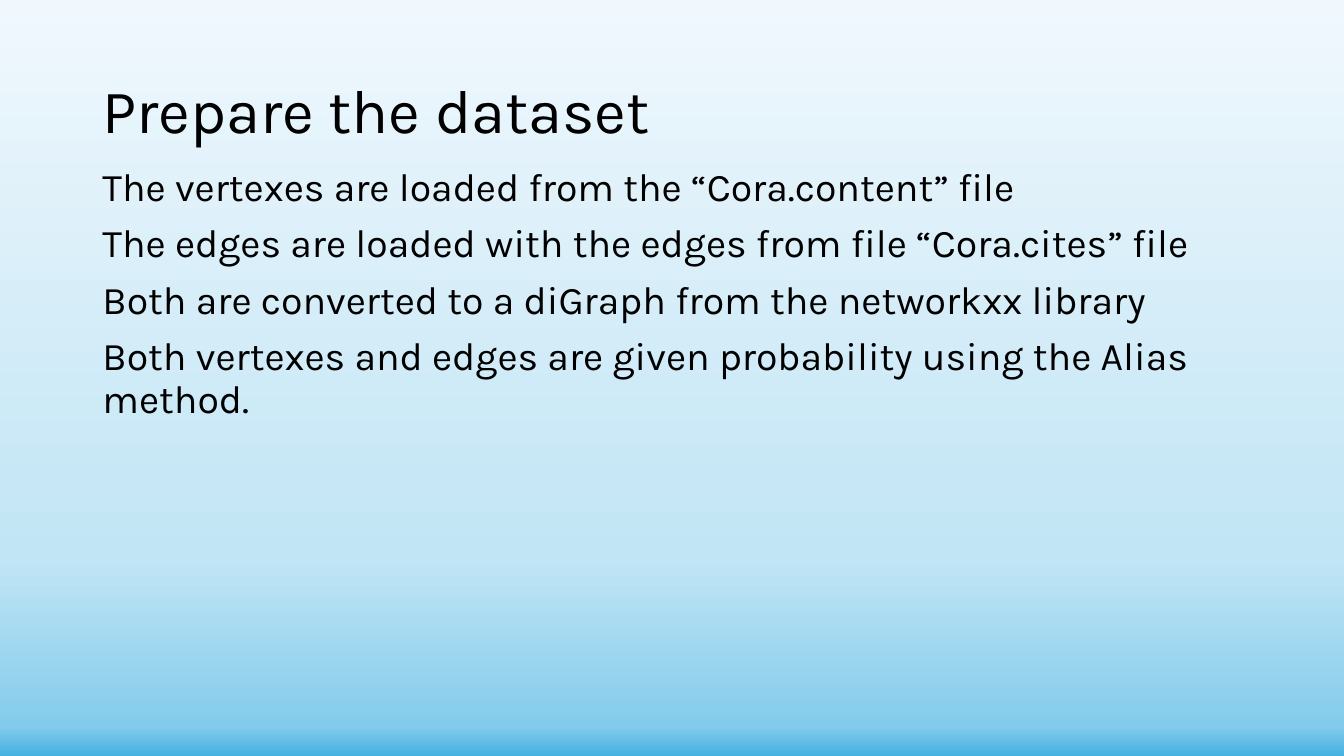
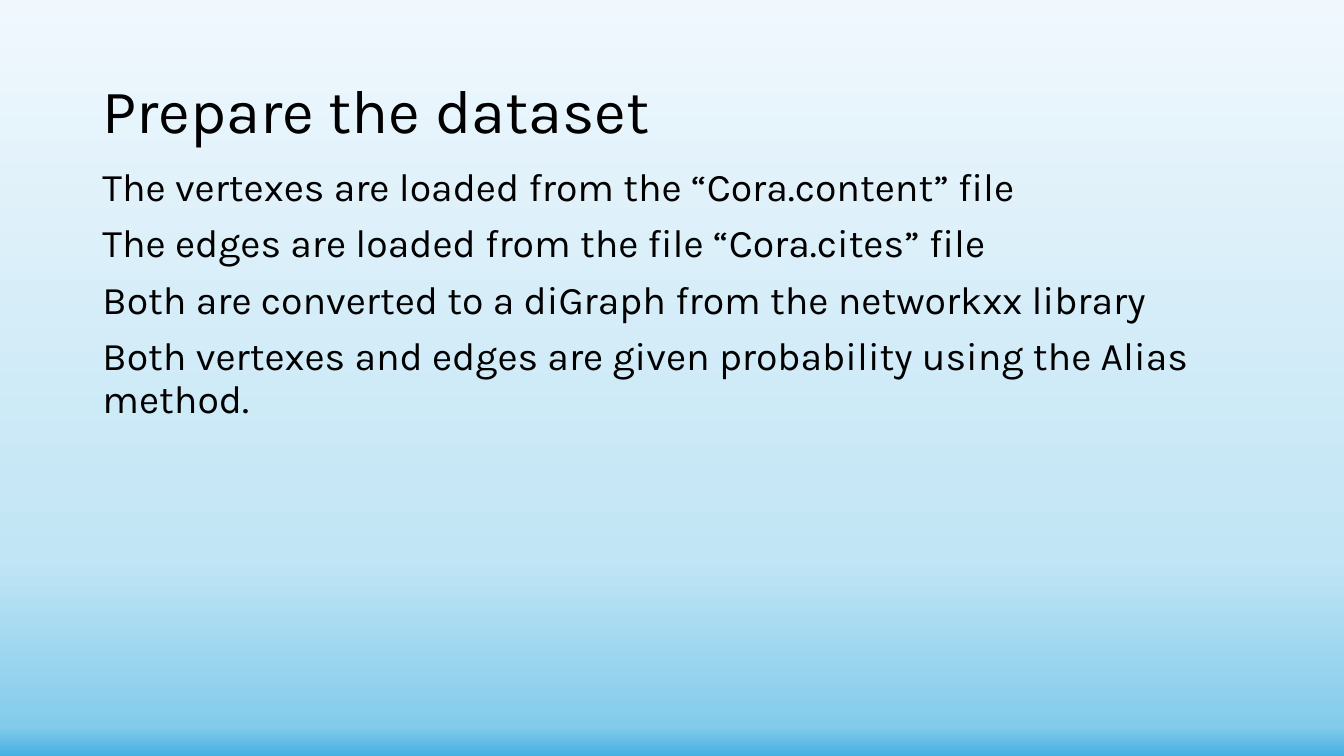
Before and after one commit to shachar700/Graph-Embedding, a slide deck: slide 9 of doc/Graph-Embedding Presentation.pptx. Drawn at 1344x756 pixels with LibreOffice and Linux fonts; fonts in the diff are those of the drawing. Boxes give left, top, right and bottom in pixels: in the first picture for what was removed or moved away, otherwise in the second. Text is boxed around its words. In the diff, an @@ line names an element or a change of style, - is before the commit and + after.

```diff
--- a/doc/Graph-Embedding Presentation.pptx
+++ b/doc/Graph-Embedding Presentation.pptx
@@ text at box(102, 230, 985, 267): text changed @@
-The edges are loaded with the edges from file “Cora.cites” file
+The edges are loaded from the file “Cora.cites” file
```
Also in this commit, not shown: 11 other slides changed, 1 other file.
